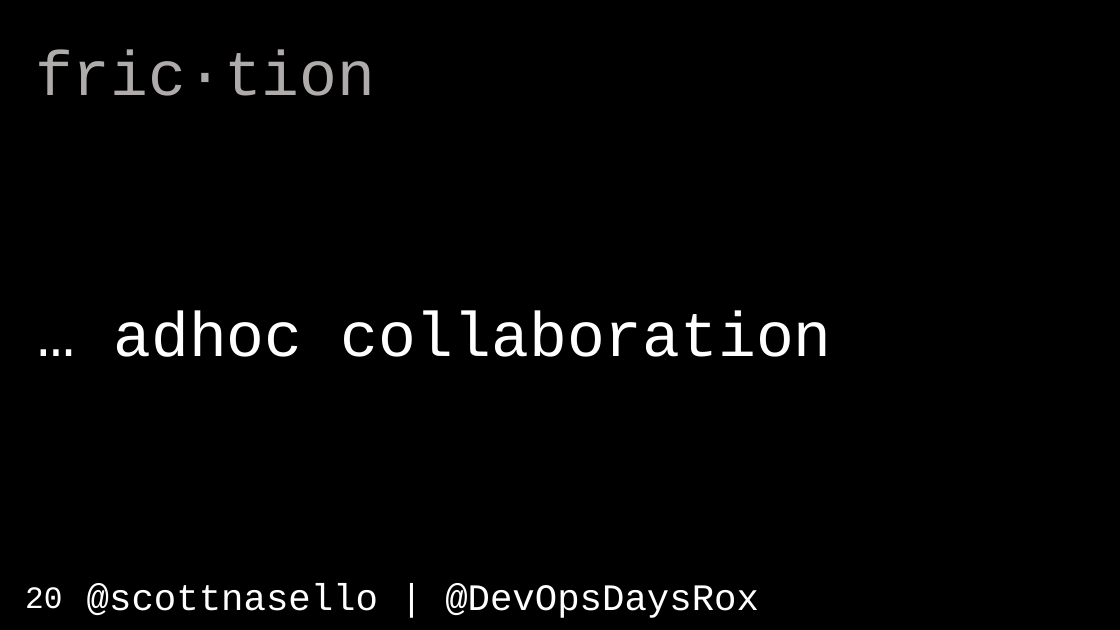
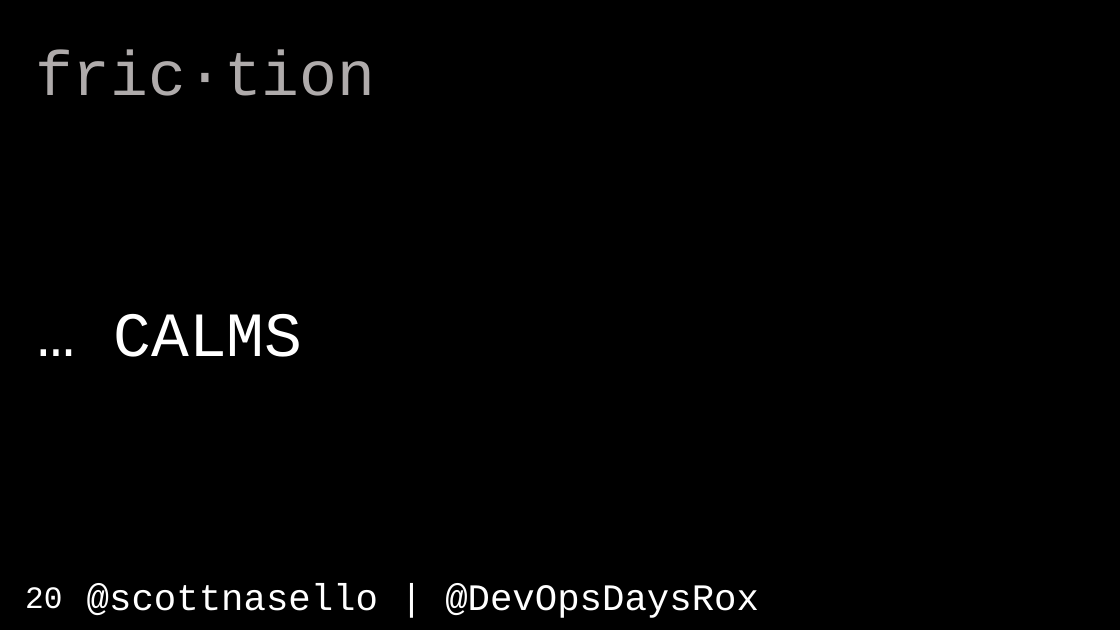
Before and after one commit to scottnasello/talks, a slide deck: slide 20 of 2017-04-10 Denver DevOpsDays/DevOpsDays Denver 16x9.pptx. Drawn at 1120x630 pixels with LibreOffice and Linux fonts; fonts in the diff are those of the drawing. Boxes give left, top, right and bottom in pixels: in the first picture for what was removed or moved away, otherwise in the second. Text is boxed around its words. In the diff, an @@ line names an element or a change of style, - is before the commit and + after.

```diff
--- a/2017-04-10 Denver DevOpsDays/DevOpsDays Denver 16x9.pptx
+++ b/2017-04-10 Denver DevOpsDays/DevOpsDays Denver 16x9.pptx
@@ title at bbox=[113, 314, 302, 357]: text changed @@
-… adhoc collaboration
+… CALMS
```
Also in this commit, not shown: 1 other slide changed, 3 other files.
